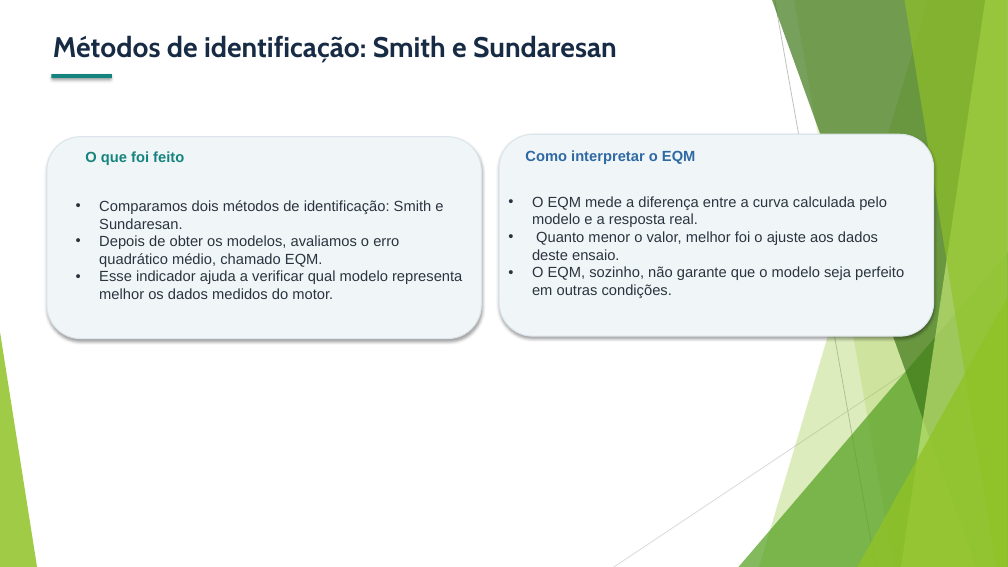
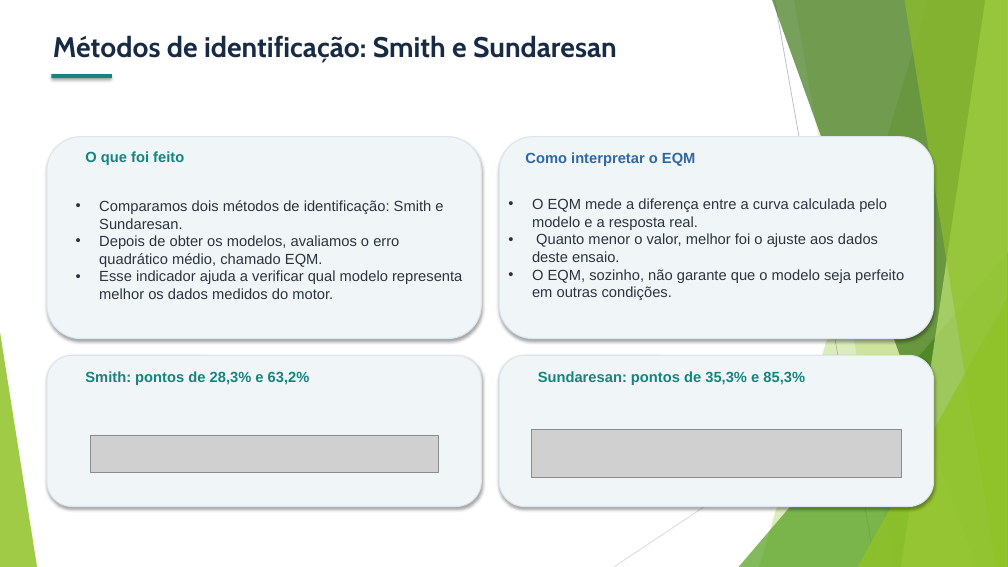
Before and after one commit to MariaRitaRR/projeto-de-embarcados-c13, a slide deck: slide 8 of Slides_Projeto_C13_1.pptx. Drawn at 1008x567 pixels with LibreOffice and Linux fonts; fonts in the diff are those of the drawing; grey boxes stand for pictures. Boxes give left, top, right and bottom in pixels: in the first picture for what was removed or moved away, otherwise in the second. Text is boxed around its words. In the diff, an @@ line names an element or a change of style, - is before the commit and + after.

Commit message:
docs: atualiza slides de identificação e comparação dos métodos
- corrige o tempo de subida e a conclusão do slide de comparação (critério: acomodação)
- troca a figura do ajuste fino pela versão com zoom
- adiciona as fórmulas de Smith e Sundaresan e o slide 'Por que Smith?'

```diff
--- a/Slides_Projeto_C13_1.pptx
+++ b/Slides_Projeto_C13_1.pptx
@@ rounded rectangle added at [47, 355, 482, 507], fill #F0F5F8, outline #DCE5EB 1 pt @@
@@ rounded rectangle added at [499, 355, 934, 507], fill #F0F5F8, outline #DCE5EB 1 pt @@
@@ text added at [85, 371, 310, 385], 14 pt, text #16847E, bold @@
+Smith: pontos de 28,3% e 63,2%
@@ text added at [538, 371, 805, 385], 14 pt, text #16847E, bold @@
+Sundaresan: pontos de 35,3% e 85,3%
@@ picture added at [90, 435, 438, 472] @@
@@ picture added at [532, 430, 902, 478] @@
```
Also in this commit, not shown: 3 other slides changed, 1 slide added, 1 slide removed.
